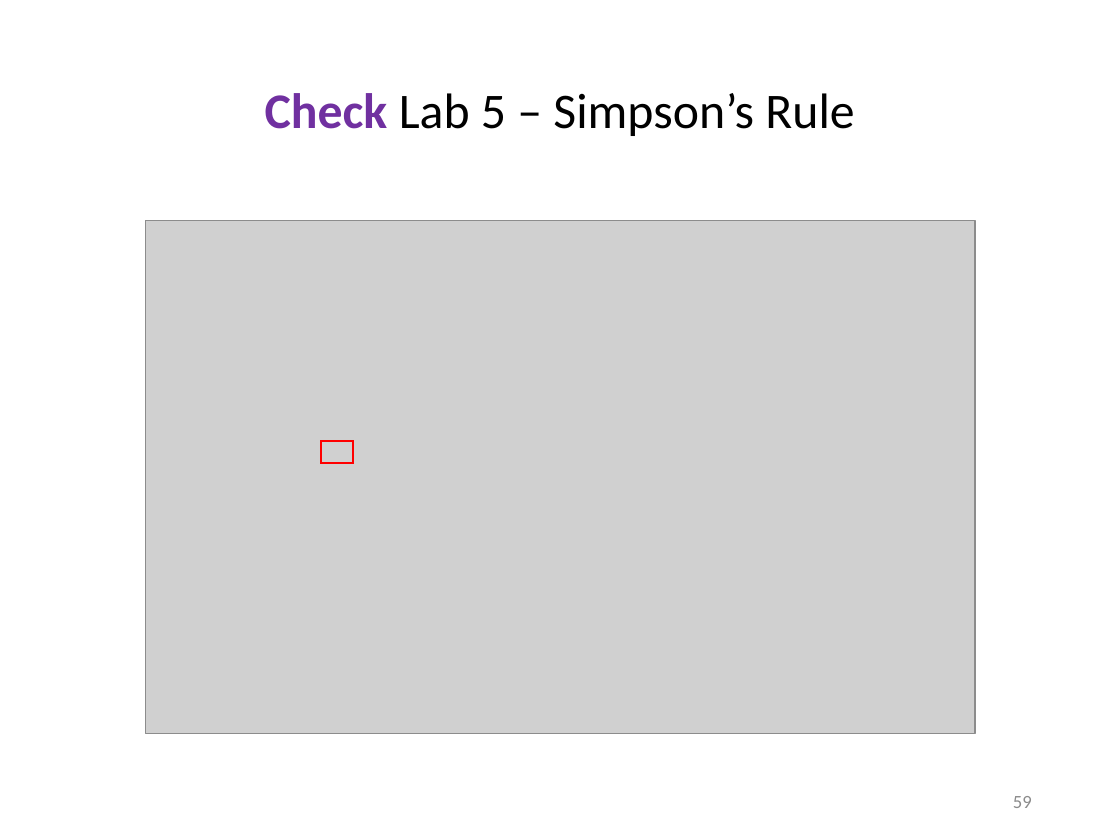
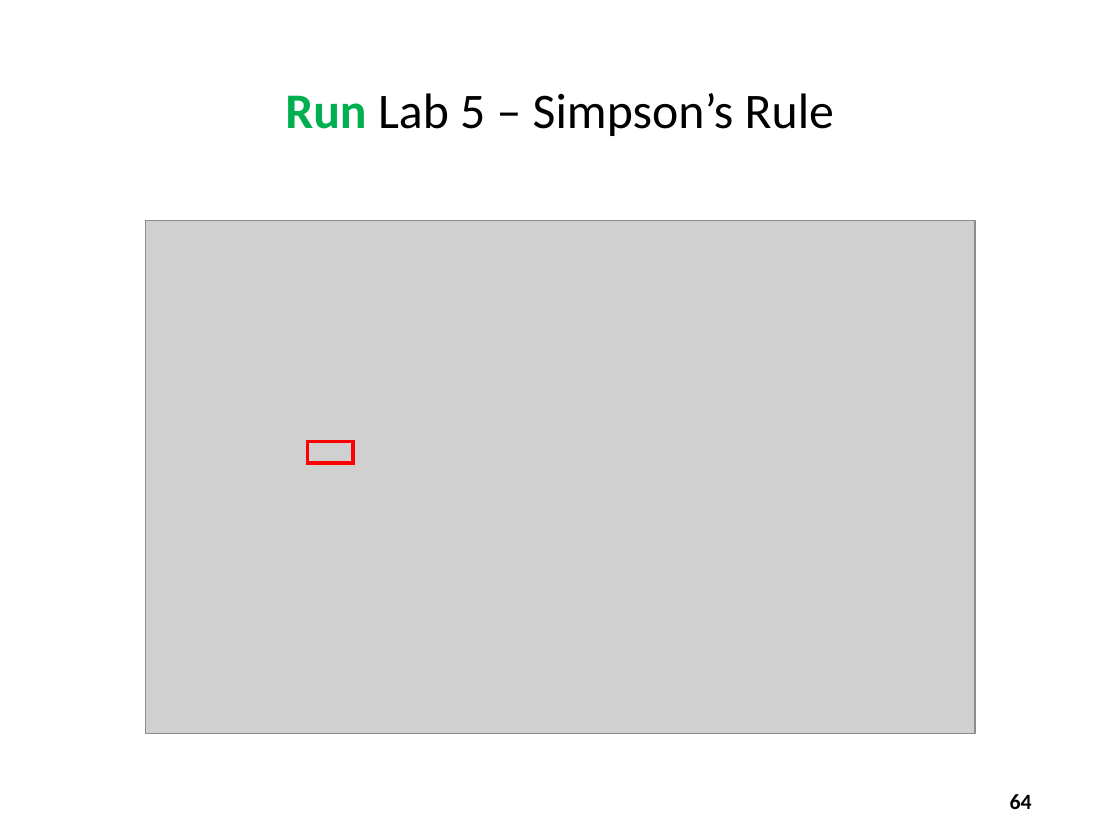
Before and after one commit to dbiersach/scicomp301-cpp-linux, a slide deck: slide 64 of session03/Session 03 - Loops, Conditionals, Modulus.pptx (slide 59 before the commit). Drawn at 1120x840 pixels with LibreOffice and Linux fonts; fonts in the diff are those of the drawing; grey boxes stand for pictures. Boxes give left, top, right and bottom in pixels: in the first picture for what was removed or moved away, otherwise in the second. Text is boxed around its words. In the diff, an @@ line names an element or a change of style, - is before the commit and + after.

```diff
--- a/session03/Session 03 - Loops, Conditionals, Modulus.pptx
+++ b/session03/Session 03 - Loops, Conditionals, Modulus.pptx
@@ title at bbox=[285, 93, 834, 136]: text changed @@
-Check Lab 5 – Simpson’s Rule
+Run Lab 5 – Simpson’s Rule
@@ rectangle: place and size @@
-rectangle at bbox=[320, 441, 353, 464]
+rectangle at bbox=[308, 441, 354, 464]
@@ rectangle at bbox=[308, 441, 354, 464]: outline #FF0000 1 pt to #FF0000 2.25 pt @@
@@ page number at bbox=[1010, 794, 1032, 809]: text changed; size 12 to 14 pt; text colour #8C8C8C to #000000; bold on @@
-59
+64
```
Also in this commit, not shown: 36 other slides changed, 7 slides added, 1 other file.
